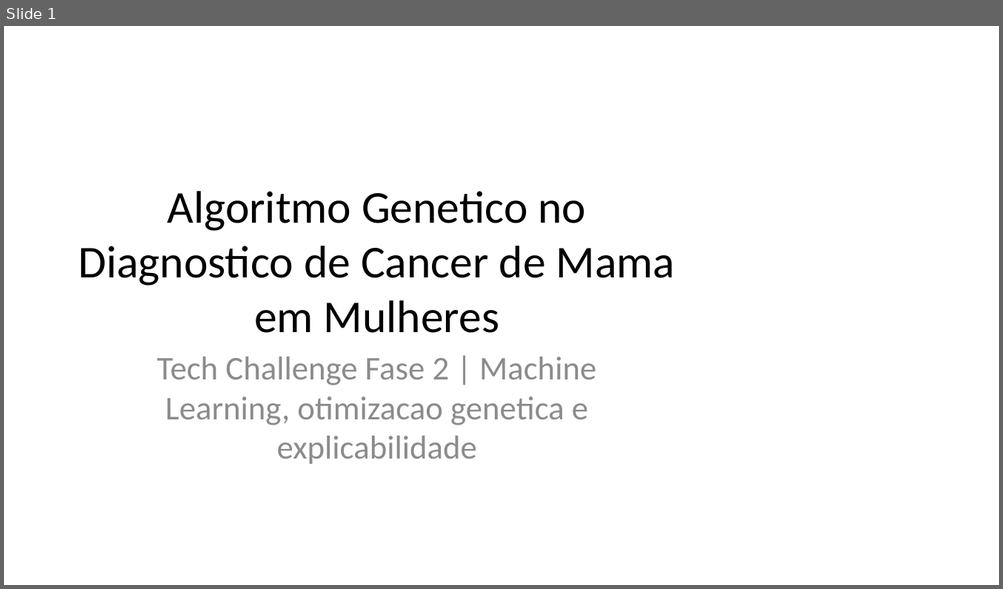
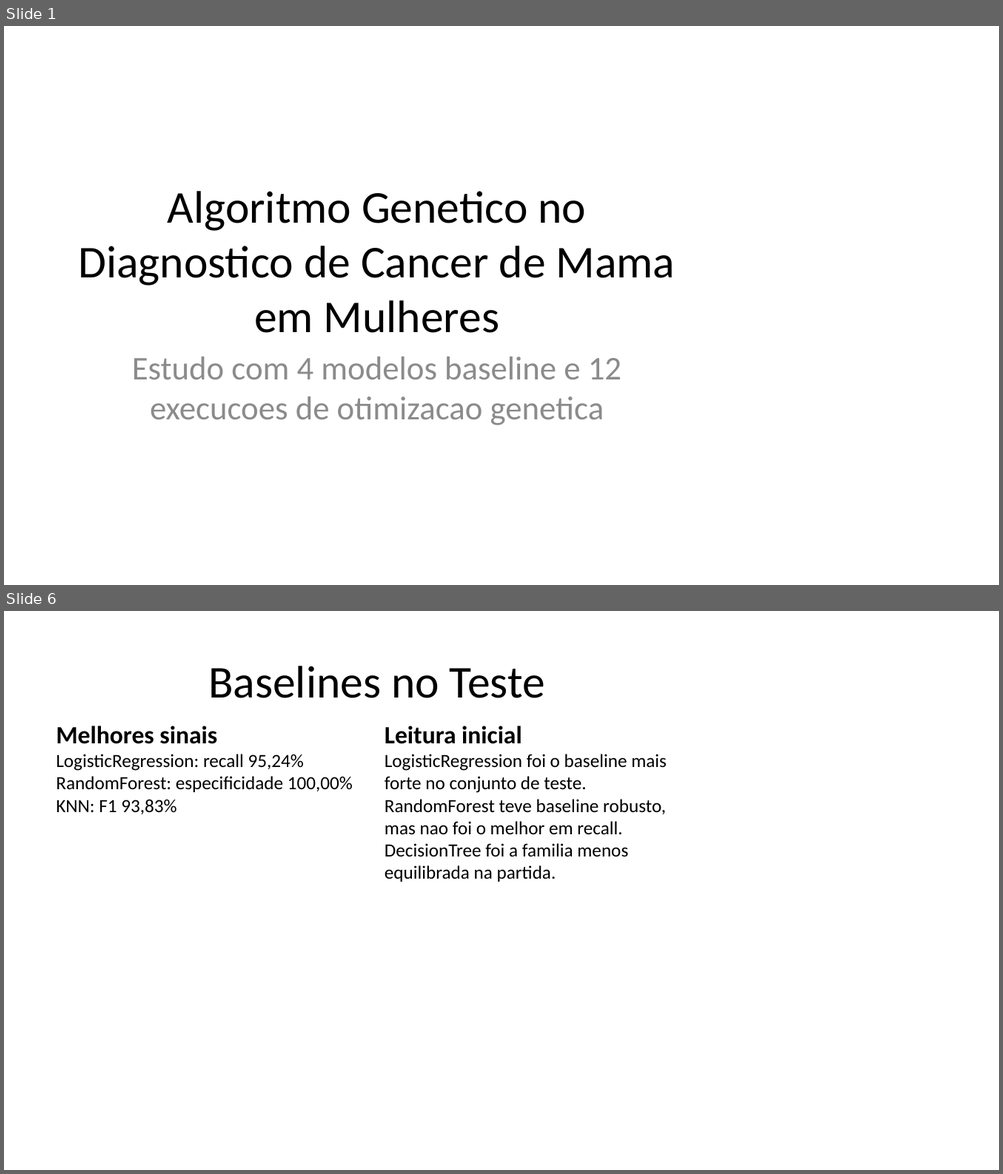
Before and after one commit to DanielNeto1092/tech-challenge-fase2, a slide deck: docs/Apresentacao_Algoritmo_Genetico_Cancer_de_Mama.pptx. Shown one above the other, each under a label of ours: slide 1 before the commit, slides 1 and 6 after it; the slides between them are not shown. The pictures are 1003x589 and 1003x1174 pixels, drawn with LibreOffice and Linux fonts; fonts in the diff are those of the drawing. Boxes give left, top, right and bottom in pixels: in the first picture for what was removed or moved away, otherwise in the second. Text is boxed around its words. In the diff, an @@ line names an element or a change of style, - is before the commit and + after.

Commit message:
Melhoria dos hiperparametros

```diff
--- a/docs/Apresentacao_Algoritmo_Genetico_Cancer_de_Mama.pptx
+++ b/docs/Apresentacao_Algoritmo_Genetico_Cancer_de_Mama.pptx
@@ slide 6 added at box(4, 611, 999, 1170), background #FFFFFF @@
@@ title added at box(208, 666, 545, 698), 44 pt, text #000000 @@
+Baselines no Teste
@@ text added at box(56, 726, 353, 815), 18 pt, text #000000 @@
+Melhores sinais
+LogisticRegression: recall 95,24%
+RandomForest: especificidade 100,00%
+KNN: F1 93,83%
@@ text added at box(384, 726, 666, 882), 18 pt, text #000000 @@
+Leitura inicial
+LogisticRegression foi o baseline mais forte no conjunto de teste.
+RandomForest teve baseline robusto, mas nao foi o melhor em recall.
+DecisionTree foi a familia menos equilibrada na partida.
@@ slide 1 changed as well @@
@@ subtitle at box(132, 357, 621, 426): text changed @@
-Tech Challenge Fase 2 | Machine Learning, otimizacao genetica e explicabilidade
+Estudo com 4 modelos baseline e 12 execucoes de otimizacao genetica
```
Also in this commit, not shown: 5 other slides changed, 9 other slides added, 15 slides removed, 28 other files.
